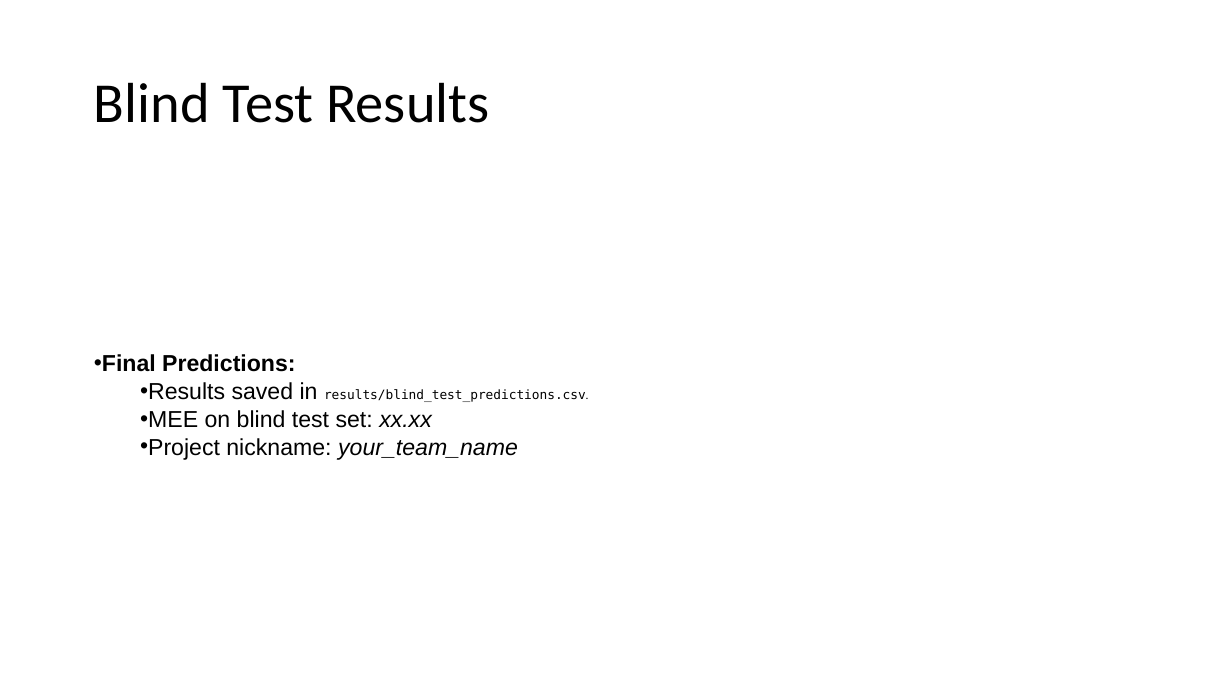
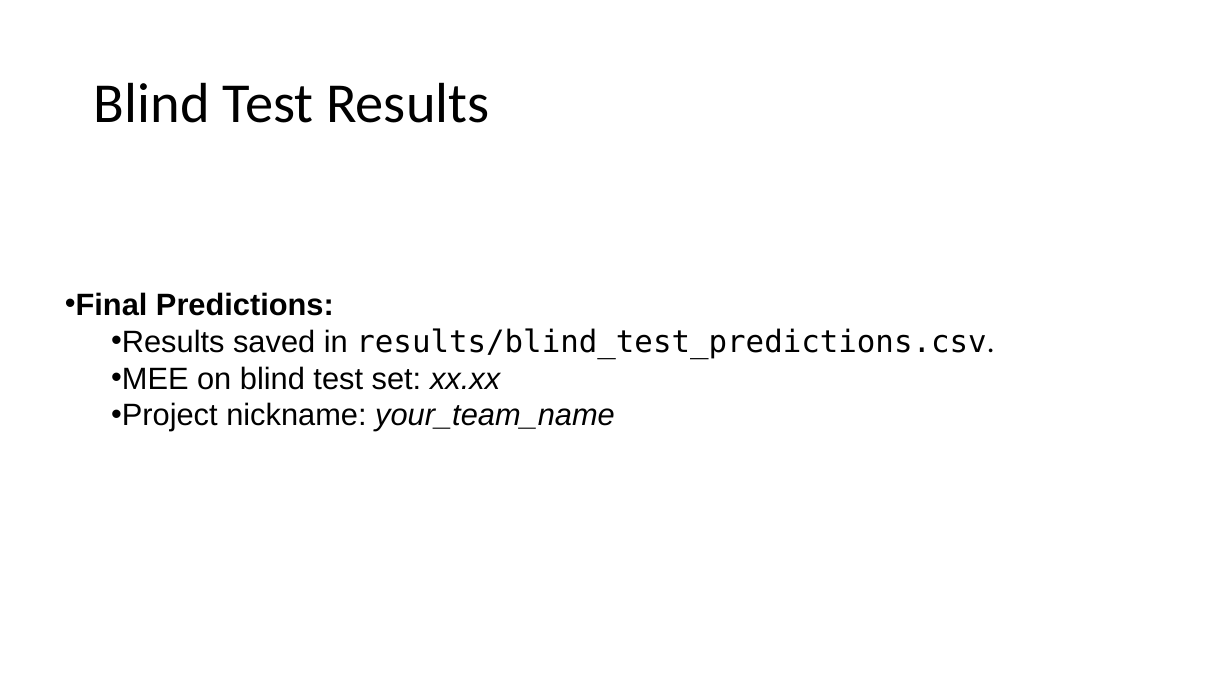
Before and after one commit to Tsion-Ketema/Machine_learning_project_2024, a slide deck: slide 18 of report_slide.pptx (slide 13 before the commit). Drawn at 1232x693 pixels with LibreOffice and Linux fonts; fonts in the diff are those of the drawing. Boxes give left, top, right and bottom in pixels: in the first picture for what was removed or moved away, otherwise in the second. Text is boxed around its words. In the diff, an @@ line names an element or a change of style, - is before the commit and + after.

```diff
--- a/report_slide.pptx
+++ b/report_slide.pptx
@@ text "Final Predictions:": place and size @@
-text "Final Predictions:" at [102, 354, 586, 460]
+text "Final Predictions:" at [76, 292, 994, 431]
@@ text "Final Predictions:" at [76, 292, 994, 431]: size 18 to 24 pt in "Final Predictions:", "Results saved in", "MEE on blind test set: xx.xx", "Project nickname: your_team_name"; size 10 to 24 pt, size 9 to 24 pt in "results/blind_test_predictions.csv." @@
```
Also in this commit, not shown: 7 other slides changed, 8 slides added, 3 slides removed, 56 other files.
